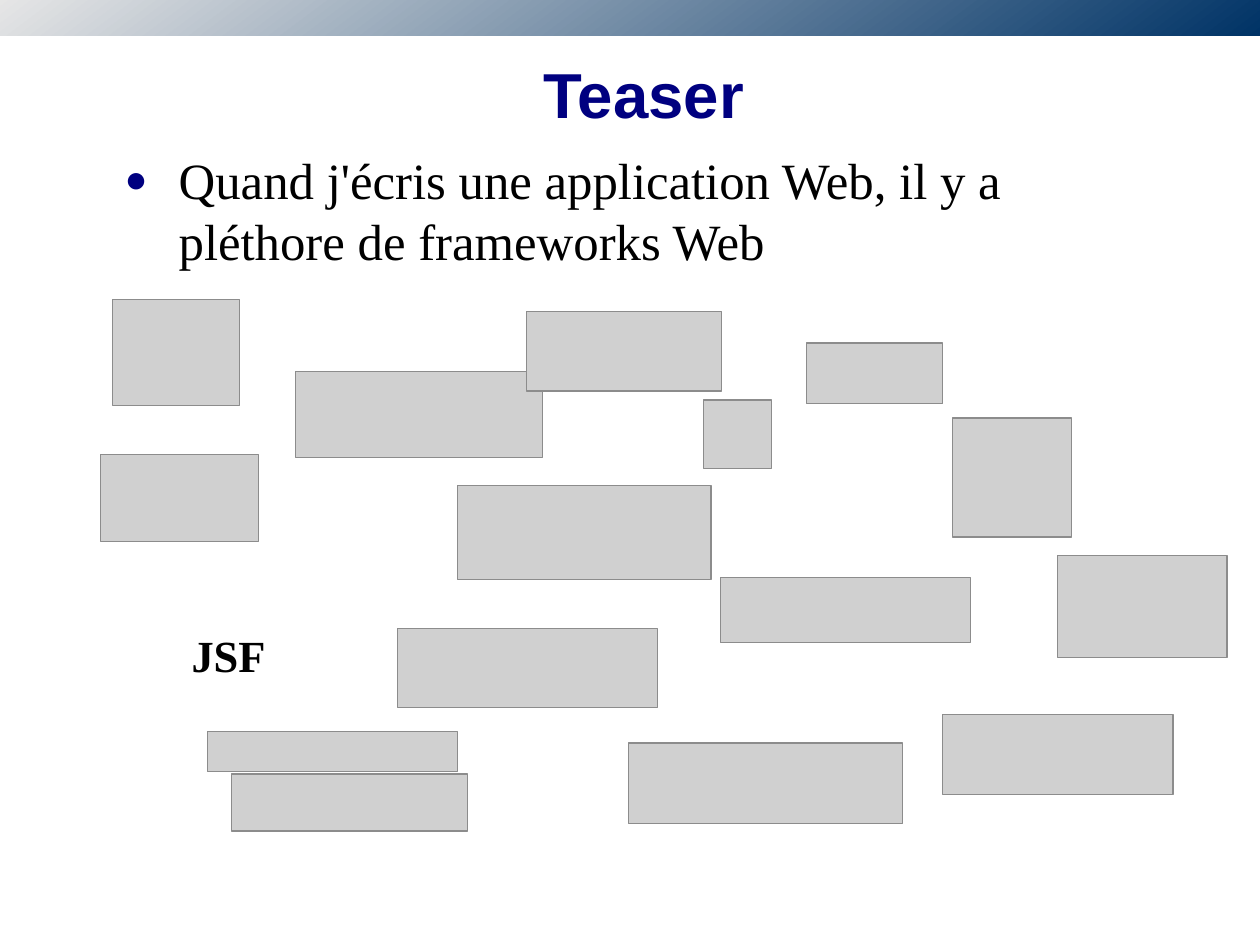
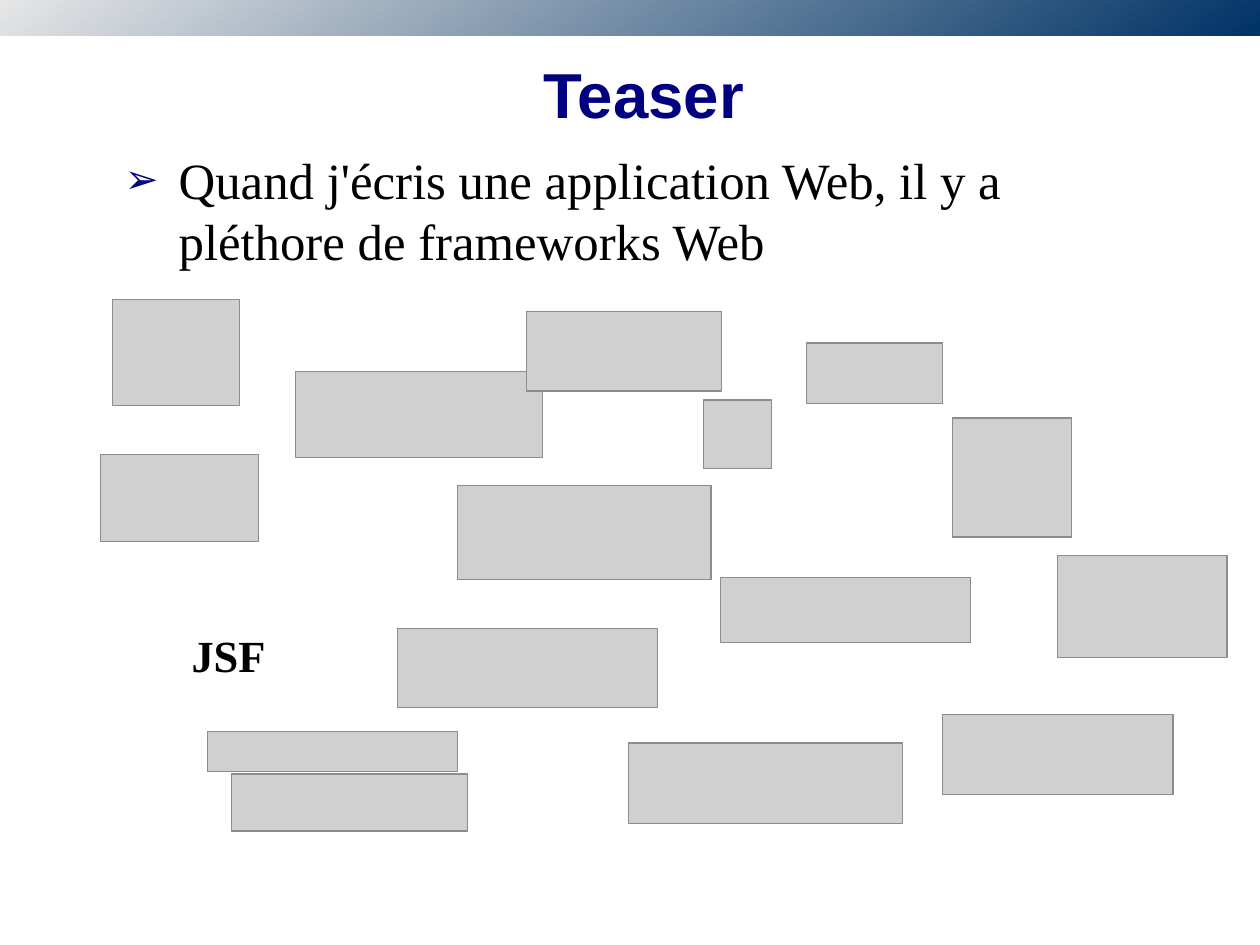
Before and after one commit to obazoud/spring-batch-sug, a slide deck: slide 4 of presentation/SUG-SpringBatch.odp. Drawn at 1260x945 pixels with LibreOffice and Linux fonts; fonts in the diff are those of the drawing; grey boxes stand for pictures; background and template pictures are left out. Boxes give left, top, right and bottom in pixels: in the first picture for what was removed or moved away, otherwise in the second. Text is boxed around its words. In the diff, an @@ line names an element or a change of style, - is before the commit and + after.

```diff
--- a/presentation/SUG-SpringBatch.odp
+++ b/presentation/SUG-SpringBatch.odp
@@ text "Quand j'écris une application Web, ..." at (179,163,1001,270): bullet ● to ➢ @@
```
Also in this commit, not shown: 5 other slides changed, 1 slide added, 1 slide removed.
